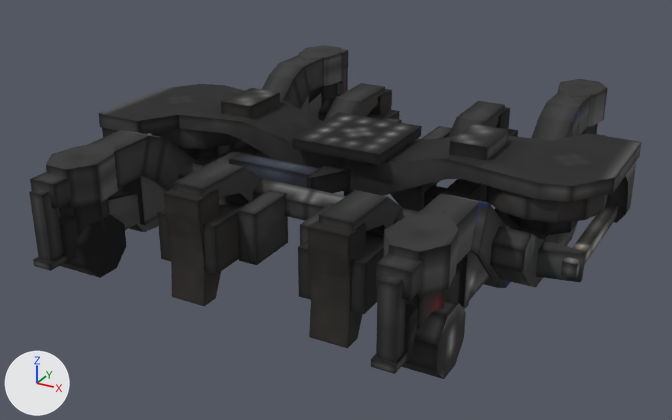
Two versions of the OBJ model src/generated/resources/assets/hexie/models/block/bogey/sw160/sw160_frame.obj, one commit apart.
Before and after are seen from a camera (50 mm lens) standing at (2.4, -4.63, 2.72) and looking at (-0.08, -0.13, 0.47). The axes (+X, +Y, +Z) are drawn at lower left. The lights are the same throughout. The older version comes first. Where no turn or scale is listed for an object, it has been applied to the vertices. Vertices at exactly the same position are counted once.

Script lines for the objects in view, before the commit:
```python
me_cube = bpy.data.meshes.new('cube')
me_cube.from_pydata(...)  # 1228 vertices, 1181 faces; spans x -1.51..1.51, y -1.63..1.63, z 0.24..1.04
me_cube.materials.append(mat_m_a66c11c8_97dc_2382_54fb_443668bcd31f)  # picture img_sw160
# before: 421 (-0.93, -0.24, 0.93), 422 (-1.07, -0.32, 0.93) at pixel (179, 120), 423 (-1.14, 0.0, 0.93), 425 (-0.84, -0.12, 0.93), 427 (-0.82, 0.04, 0.93)
# before: 429 (-0.88, 0.18, 0.93), 431 (-0.99, 0.29, 0.93), 433 (-1.14, 0.33, 0.93), 435 (-1.29, 0.29, 0.93), 437 (-1.41, 0.18, 0.93)
# before: 439 (-1.47, 0.04, 0.93), 441 (-1.45, -0.12, 0.93), 443 (-1.36, -0.24, 0.93), 445 (-1.22, -0.32, 0.93)
# before: 685 (0.93, 0.24, 0.93), 686 (1.07, 0.32, 0.93), 687 (1.14, 0.0, 0.93), 689 (0.84, 0.12, 0.93), 691 (0.82, -0.04, 0.93)
# before: 693 (0.88, -0.18, 0.93), 695 (0.99, -0.29, 0.93), 697 (1.14, -0.33, 0.93) at pixel (528, 186), 699 (1.29, -0.29, 0.93), 701 (1.41, -0.18, 0.93)
# before: 703 (1.47, -0.04, 0.93), 705 (1.45, 0.12, 0.93), 707 (1.36, 0.24, 0.93), 709 (1.22, 0.32, 0.93)
ob_cube = bpy.data.objects.new('cube', me_cube)
ob_cube.location = (0.0, 0.0, 0.0)
```
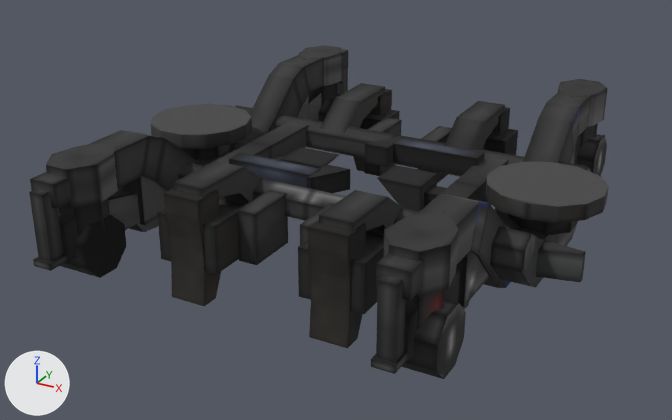
Location of each change, (x1, y1, x2, y2) in pixels of the pictures (672 x 420 px; the box of a moved part takes in the faces that stretch with it):
'cube', reshaped: before (29, 45, 641, 379); after (29, 45, 609, 379)
part 1 of me_cube, deleted: before (98, 84, 641, 278)
part 2 of me_cube, moved or reshaped: before (151, 128, 241, 149); after (151, 104, 252, 149)
part 3 of me_cube, moved or reshaped: before (486, 185, 608, 223); after (486, 162, 609, 223)

Patch to the scene script:
```diff
--- a/src/generated/resources/assets/hexie/models/block/bogey/sw160/sw160_frame.obj.py
+++ b/src/generated/resources/assets/hexie/models/block/bogey/sw160/sw160_frame.obj.py
@@ me_cube @@
 # used by ob_cube; location = (0.0, 0.0, 0.0)
 # verts and faces of me_cube; kept vertices keep their numbers, new ones are numbered from 1228
-me_cube.from_pydata(...)  # 1228 vertices, 1181 faces; spans x -1.51..1.51, y -1.63..1.63, z 0.24..1.04
+me_cube.from_pydata(...)  # 1068 vertices, 1034 faces; spans x -1.47..1.47, y -1.63..1.63, z 0.24..1.03
+# me_cube part 1: 9 loose pieces with 160 vertices, spanning x -1.51..1.51, y -0.6..0.6, z 0.5..1.04, are deleted
+# me_cube part 2
+for i in [421, 422, 423, 425, 427, 429, 431, 433, 435, 437, 439, 441, 443, 445]: verts[i] += (0.0, 0.0, -0.09)
+# me_cube part 3
+for i in [685, 686, 687, 689, 691, 693, 695, 697, 699, 701, 703, 705, 707, 709]: verts[i] += (0.0, 0.0, -0.09)
 me_cube.materials.append(mat_m_a66c11c8_97dc_2382_54fb_443668bcd31f)
```
